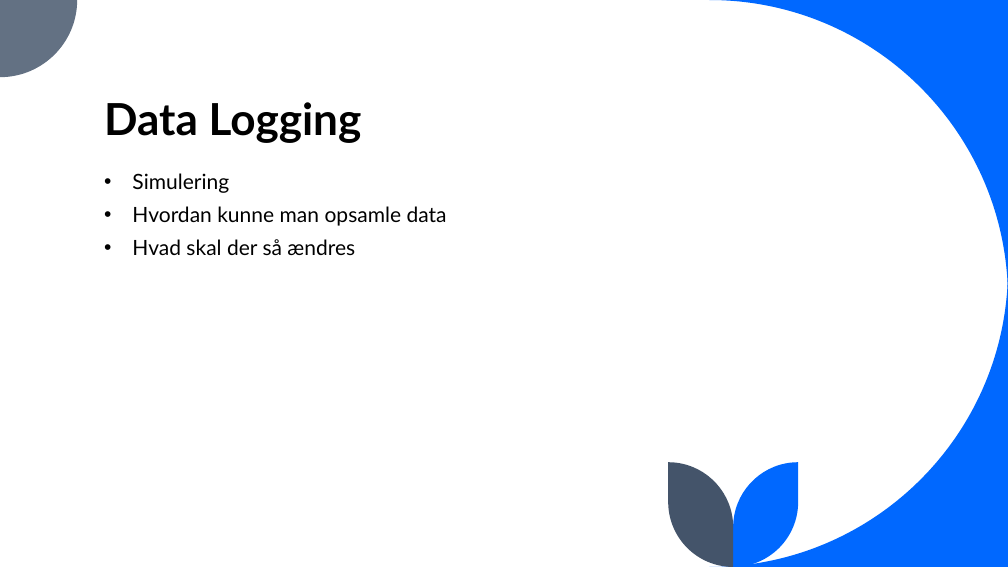
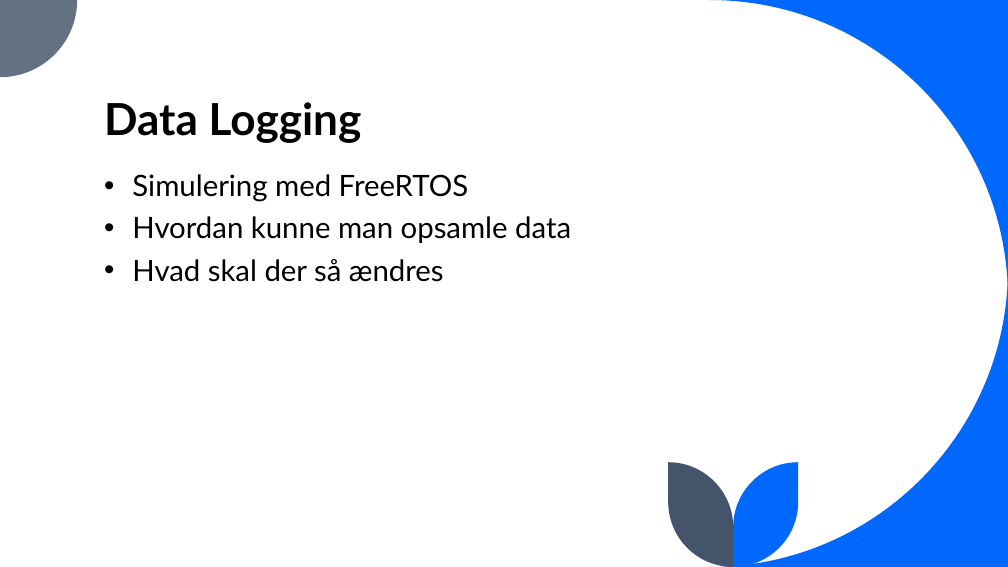
Before and after one commit to jona339e/EnergiCollector_Jonas, a slide deck: slide 4 of Documentation/Energi Indsamler.pptx (slide 5 before the commit). Drawn at 1008x567 pixels with LibreOffice and Linux fonts; fonts in the diff are those of the drawing. Boxes give left, top, right and bottom in pixels: in the first picture for what was removed or moved away, otherwise in the second. Text is boxed around its words. In the diff, an @@ line names an element or a change of style, - is before the commit and + after.

```diff
--- a/Documentation/Energi Indsamler.pptx
+++ b/Documentation/Energi Indsamler.pptx
@@ text at (132,174,469,202): text changed; size 20 to 28 pt @@
-• Simulering
+• Simulering med FreeRTOS
@@ text at (132,216,571,282): size 20 to 28 pt in "Hvordan kunne man opsamle data", "Hvad skal der så ændres" @@
```
Also in this commit, not shown: 3 other slides changed, 4 slides added, 1 slide removed, 5 other files.
